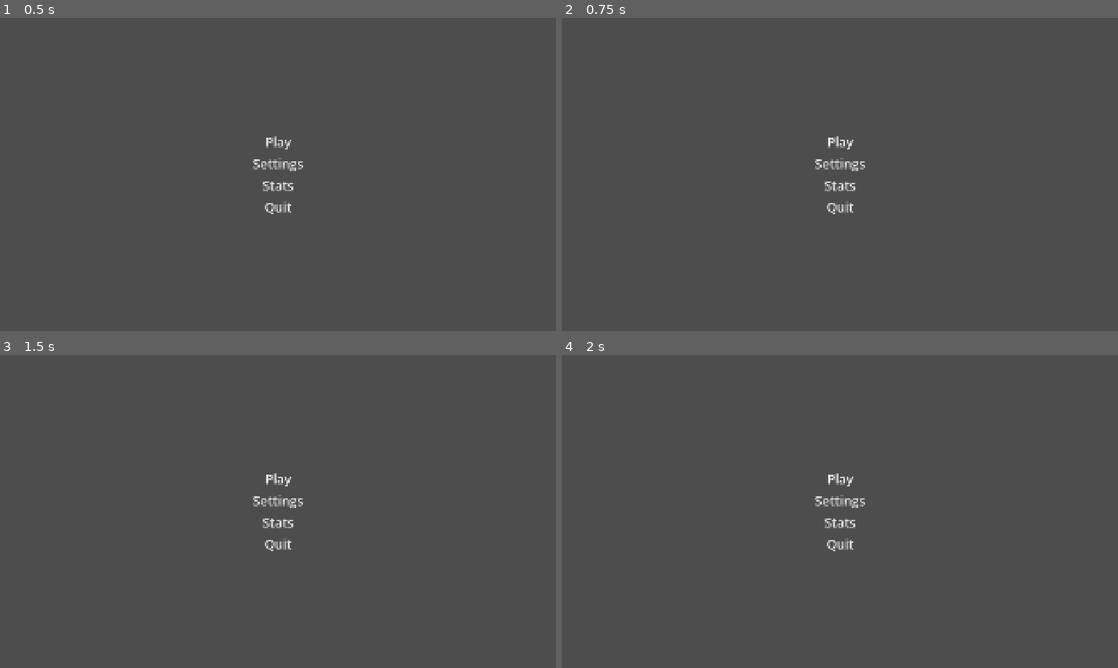
Above: before the commit, frames 1-4 (two rows, left to right).
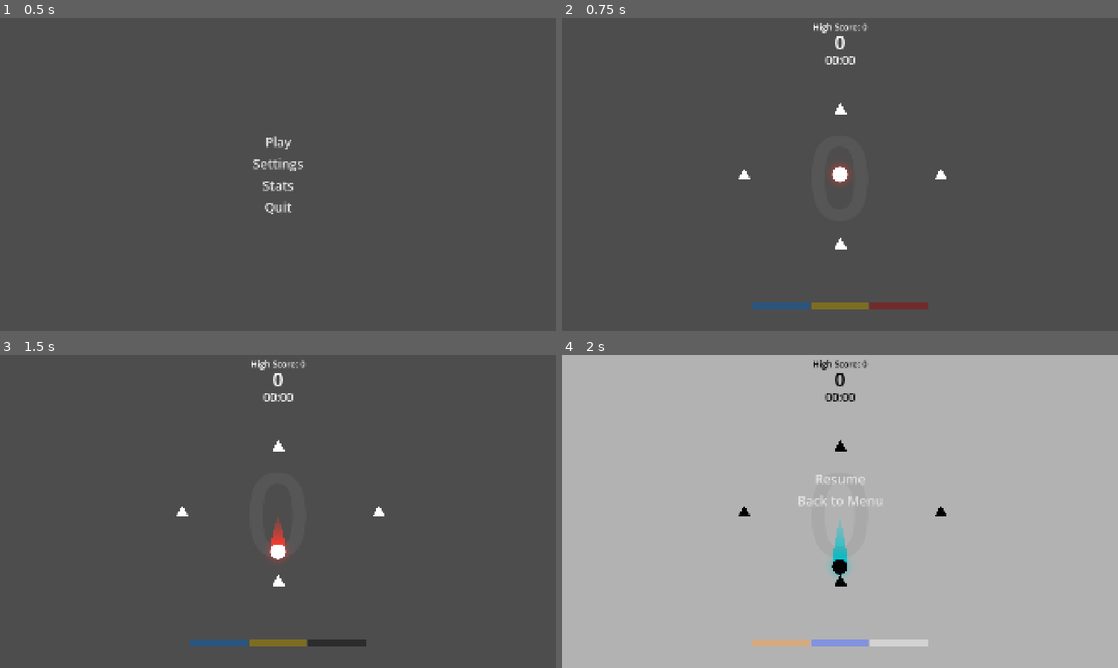
Above: after the commit, the same moments.

Repository: Yumei1010/Ball
Game: Godot game, scene res://scene/main_menu.tscn
The game is run twice, just before and just after one commit, with the same random seed, the same clock (stepped at 60 frames per second) and the same inputs.
Inputs (mouse positions are in pixels of both pictures, inside the frame that each line leads up to):
- Up to frame 1 (0.5 s): no input
- Up to frame 2 (0.75 s): click "Play" at 0.5 s
- Up to frame 3 (1.5 s): click (278, 480) at 1.25 s, where only the run before the commit has a clickable "Play"
- Up to frame 4 (2 s): no input

Frame 1 is identical in both runs. In frame 2, 1.8% of the frame differs, in the area x 31-70%, y 1-94%; in frame 3, 1.9%; in frame 4, 100%, in the area x 0-100%, y 0-100%.
Error after the commit: Parse Error: Cannot infer the type of "combo_multiplier" variable because the value doesn't have a set type. (res://script/other/enemy_spawner.gd:70)

Commit message:
fix: @export 变量加 preload 默认值，兼容未重新保存的场景文件
Co-Authored-By: Claude Opus 4.7 <noreply@anthropic.com>

Diff:
--- a/script/actors/enemy/enemy_normal.gd
+++ b/script/actors/enemy/enemy_normal.gd
@@ -1,14 +1,13 @@
 extends RigidBody2D
 
-@export var kill_effect_scene: PackedScene
+@export var KILL_EFFECT: PackedScene = preload("res://scene/effect/kill_effect.tscn")
 
 @export_group("Scoring")
 @export var base_score_value: int = 100
 
 
 func die(impact_direction: Vector2) -> void:
-	if not kill_effect_scene: return
-	var effect := kill_effect_scene.instantiate()
+	var effect := KILL_EFFECT.instantiate()
 	effect.rotation = impact_direction.angle() + PI / 2.0
 	effect.global_position = global_position
 	get_parent().add_child(effect)
--- a/script/actors/player/player_ball.gd
+++ b/script/actors/player/player_ball.gd
@@ -59,7 +59,6 @@
 var line_color_tween: Tween
 var camera_zoom_tween: Tween
 
-
 func _ready() -> void:
 	contact_monitor = true
 	max_contacts_reported = 5
@@ -67,7 +66,6 @@
 	kill_area.area_entered.connect(_on_kill_area_entered)
 	current_max_speed = default_max_speed
 	speed_updated.connect(on_speed_updated)
-
 
 func _input(event: InputEvent) -> void:
 	if is_dead: return
@@ -128,7 +126,6 @@
 	camera_zoom_tween.set_trans(Tween.TRANS_SINE).set_ease(Tween.EASE_OUT)
 	camera_zoom_tween.tween_property(camera, "zoom", target_zoom, duration)
 
-
 func _process(delta: float) -> void:
 	if not is_aiming: return
 
@@ -147,7 +144,6 @@
 	else:
 		_tween_line_color(line_color_normal)
 
-
 func _physics_process(_delta: float) -> void:
 	velocity_before_impact = linear_velocity
 
@@ -158,7 +154,6 @@
 		linear_velocity = linear_velocity.normalized() * current_max_speed
 
 	speed_updated.emit(int(linear_velocity.length()))
-
 
 func _cancel_aiming() -> void:
 	if not is_aiming: return
@@ -169,11 +164,9 @@
 	if is_instance_valid(cancel_audio): cancel_audio.play()
 	tween_camera_zoom(Vector2(1.0, 1.0), 0.2)
 
-
 func on_speed_updated(current_speed: float) -> void:
 	if is_instance_valid(visual_sprite):
 		visual_sprite.modulate = get_color_for_speed(current_speed)
-
 
 func get_color_for_speed(speed: float) -> Color:
 	var low_thresh: float = trail_node.low_speed_threshold
@@ -189,7 +182,6 @@
 		var progress: float = inverse_lerp(high_thresh, super_speed_thresh, speed)
 		return trail_node.mid_speed_color.lerp(trail_node.high_speed_color, progress)
 
-
 func _update_energy(new_energy: float) -> void:
 	var energy_before: float = current_energy
 	current_energy = clamp(new_energy, 0.0, MAX_ENERGY)
@@ -204,7 +196,6 @@
 	if energy_before < MAX_ENERGY and current_energy >= MAX_ENERGY:
 		energy_bar_3_filled.emit()
 
-
 func _on_kill_area_entered(area: Area2D) -> void:
 	if is_dead: return
 	var enemy_body: Node = area.owner
@@ -232,7 +223,6 @@
 	if is_instance_valid(spawner):
 		spawner.add_score(enemy_body.base_score_value, current_combo, enemy_body.global_position)
 
-
 func _on_body_entered(body: Node) -> void:
 	if is_dead: return
 
@@ -261,7 +251,6 @@
 		lose_combo()
 
 	_update_energy(current_energy + energy_per_bounce)
-
 
 func lose_combo() -> void:
 	if current_combo <= 0: return
@@ -271,12 +260,10 @@
 	current_max_speed = default_max_speed
 	bounces_since_last_kill = 0
 
-
 func trigger_kill_slow_motion(duration: float, time_scale_during_slow_mo: float = 0.2) -> void:
 	Engine.time_scale = time_scale_during_slow_mo
 	await get_tree().create_timer(duration, true, false, true).timeout
 	Engine.time_scale = slow_mo_scale if is_aiming else 1.0
-
 
 func _tween_line_color(target_color: Color) -> void:
 	if line_2d.default_color == target_color: return
@@ -286,7 +273,6 @@
 	line_color_tween.set_trans(Tween.TRANS_SINE).set_ease(Tween.EASE_IN_OUT)
 	line_color_tween.tween_property(line_2d, "default_color", target_color, 0.003)
 
-
 func _player_death_sequence() -> void:
 	if is_dead: return
 	is_dead = true
--- a/script/main_scene.gd
+++ b/script/main_scene.gd
@@ -1,6 +1,6 @@
 extends Node
 
-@export var battle_bgm: AudioStream
+@export var battle_bgm: AudioStream = preload("res://assets/audio/music/Neon Ghosts.mp3")
 
 @onready var player: RigidBody2D = $PlayerBall
 @onready var game_ui: Control = $GameUI
--- a/script/other/enemy_spawner.gd
+++ b/script/other/enemy_spawner.gd
@@ -7,11 +7,11 @@
 @export var min_spawn_distance: float = 200.0
 @export var spawn_prep_time: float = 1.0
 
-@export var enemy_normal_scene: PackedScene
-@export var enemy_tracker_scene: PackedScene
-@export var enemy_patrol_scene: PackedScene
-@export var spawn_marker_scene: PackedScene
-@export var floating_text_scene: PackedScene
+@export var enemy_normal_scene: PackedScene = preload("res://scene/actors/enemy/enemy_normal.tscn")
+@export var enemy_tracker_scene: PackedScene = preload("res://scene/actors/enemy/enemy_tracker.tscn")
+@export var enemy_patrol_scene: PackedScene = preload("res://scene/actors/enemy/enemy_patrol.tscn")
+@export var spawn_marker_scene: PackedScene = preload("res://scene/effect/spawn_marker.tscn")
+@export var floating_text_scene: PackedScene = preload("res://scene/effect/floating_text.tscn")
 @export_file var spawn_waves_path: String = "res://spawn_waves.json"
 
 @onready var path_manager: Node = get_node_or_null("/root/Main_tscn/PathManager")
--- a/script/ui/main_menu.gd
+++ b/script/ui/main_menu.gd
@@ -1,9 +1,12 @@
 extends Control
 
-@export_file var game_scene_path: String
+const DEFAULT_GAME_SCENE := "res://scene/main.tscn"
+
+@export_file var game_scene_path: String = DEFAULT_GAME_SCENE
+
 
 func _on_start() -> void:
-	if game_scene_path: get_tree().change_scene_to_file(game_scene_path)
+	get_tree().change_scene_to_file(game_scene_path if game_scene_path else DEFAULT_GAME_SCENE)
 
 func _on_quit() -> void:
 	get_tree().quit()
